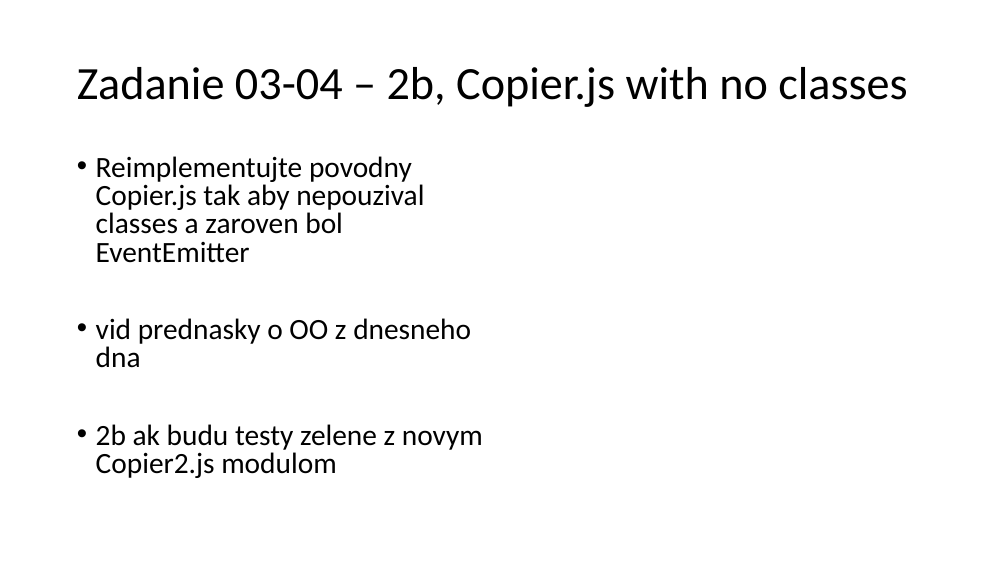
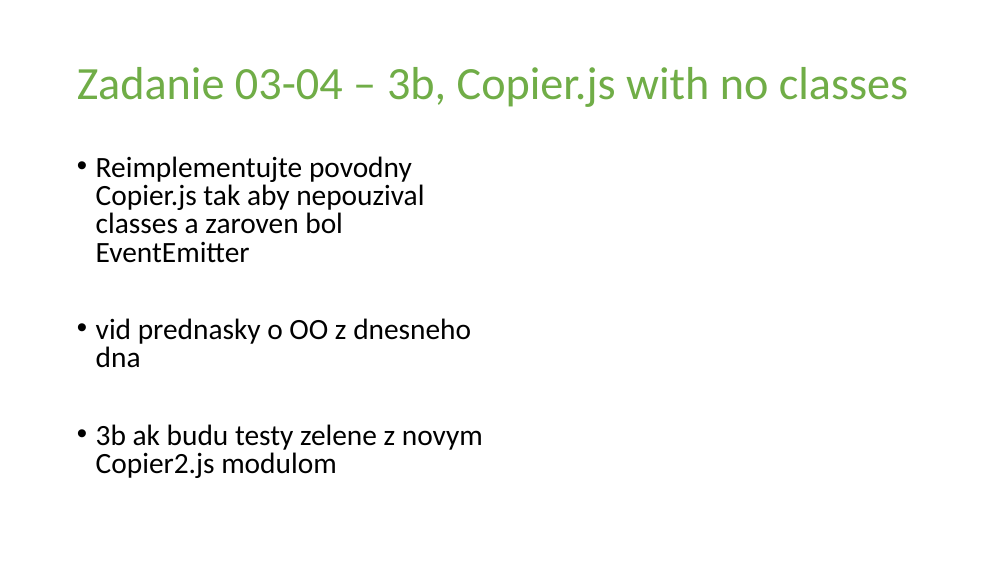
Before and after one commit to yimejky/wawjs, a slide deck: slide 8 of 03-cvicenie/03-cvicenie.pptx (slide 7 before the commit). Drawn at 1008x567 pixels with LibreOffice and Linux fonts; fonts in the diff are those of the drawing. Boxes give left, top, right and bottom in pixels: in the first picture for what was removed or moved away, otherwise in the second. Text is boxed around its words. In the diff, an @@ line names an element or a change of style, - is before the commit and + after.

Commit message:
fixed zadanie na zviko

```diff
--- a/03-cvicenie/03-cvicenie.pptx
+++ b/03-cvicenie/03-cvicenie.pptx
@@ title at bbox=[77, 67, 908, 107]: text changed; text colour #000000 to #70AD47 @@
-Zadanie 03-04 – 2b, Copier.js with no classes
+Zadanie 03-04 – 3b, Copier.js with no classes
@@ text at bbox=[96, 424, 483, 478]: text changed @@
-• 2b ak budu testy zelene z novym Copier2.js modulom
+• 3b ak budu testy zelene z novym Copier2.js modulom
```
Also in this commit, not shown: 5 other slides changed, 2 slides added.
